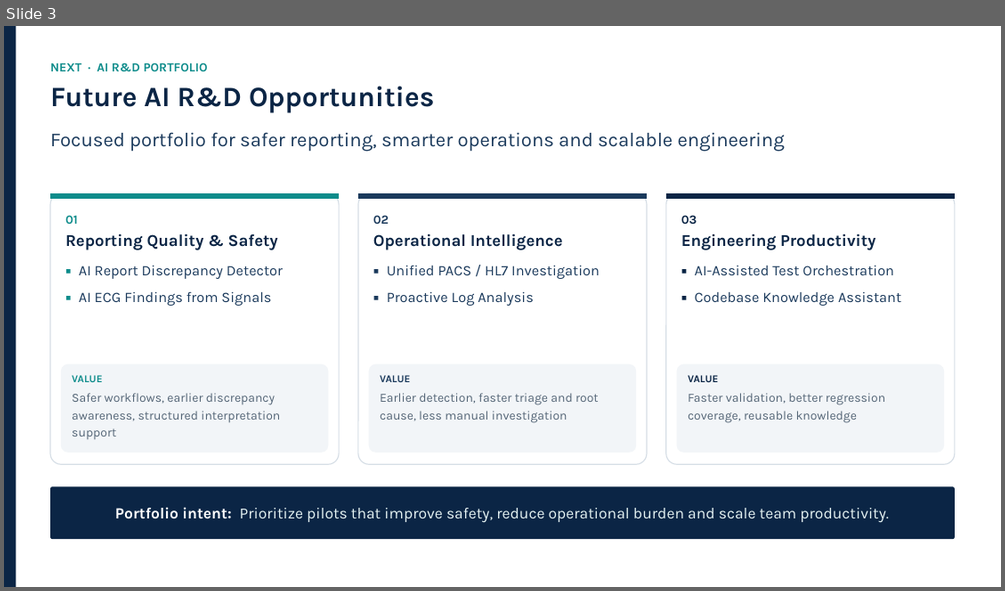
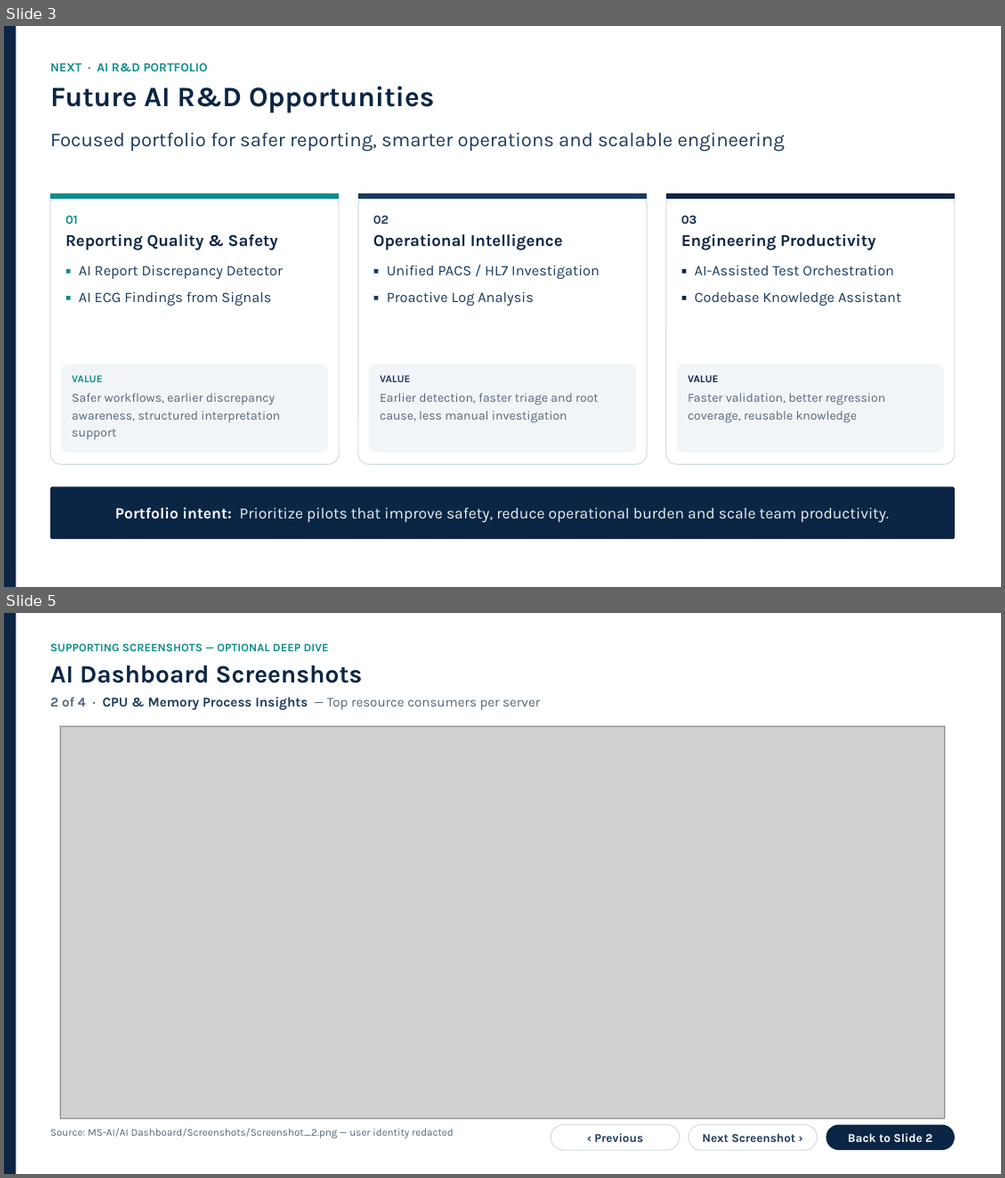
Before and after one commit to mohammadmoharam/presentation, a slide deck: MS-AI/Executive-Presentation/AI-Executive-Overview.pptx. Shown one above the other, each under a label of ours: slide 3 before the commit, slides 3 and 5 after it; the slides between them are not shown. The pictures are 1005x591 and 1005x1178 pixels, drawn with LibreOffice and Linux fonts; fonts in the diff are those of the drawing; grey boxes stand for pictures. Boxes give left, top, right and bottom in pixels: in the first picture for what was removed or moved away, otherwise in the second. Text is boxed around its words. In the diff, an @@ line names an element or a change of style, - is before the commit and + after.

```diff
--- a/MS-AI/Executive-Presentation/AI-Executive-Overview.pptx
+++ b/MS-AI/Executive-Presentation/AI-Executive-Overview.pptx
@@ slide 5 added at [4,613,1001,1174], background #FFFFFF @@
@@ rectangle added at [4,613,16,1174], fill #0B2545 @@
@@ text added at [50,643,329,651], 11 pt, text #0E8C8B, bold @@
+SUPPORTING SCREENSHOTS — OPTIONAL DEEP DIVE
@@ text added at [50,665,363,683], 24 pt, text #0B2545, bold @@
+AI Dashboard Screenshots
@@ text added at [50,697,540,710], 13 pt, text #556677, bold @@
+2 of 4 · CPU & Memory Process Insights — Top resource consumers per server
@@ rectangle added at [59,726,945,1119], outline #D6DEE6 1 pt @@
@@ picture added at [61,727,945,1119] @@
@@ text added at [50,1127,453,1138], 10 pt, text #556677 @@
+Source: MS-AI/AI Dashboard/Screenshots/Screenshot_2.png — user identity redacted
@@ rounded rectangle added at [550,1125,680,1150], fill #FFFFFF, outline #D6DEE6 1 pt, 11.5 pt, text #1B3A5C, bold @@
+‹ Previous
@@ rounded rectangle added at [688,1125,817,1150], fill #FFFFFF, outline #D6DEE6 1 pt, 11.5 pt, text #1B3A5C, bold @@
+Next Screenshot ›
@@ rounded rectangle added at [825,1125,955,1150], fill #0B2545, 11.5 pt, text #FFFFFF, bold @@
+Back to Slide 2
```
Also in this commit, not shown: 1 slide changed, 3 other slides added, 18 other files.
